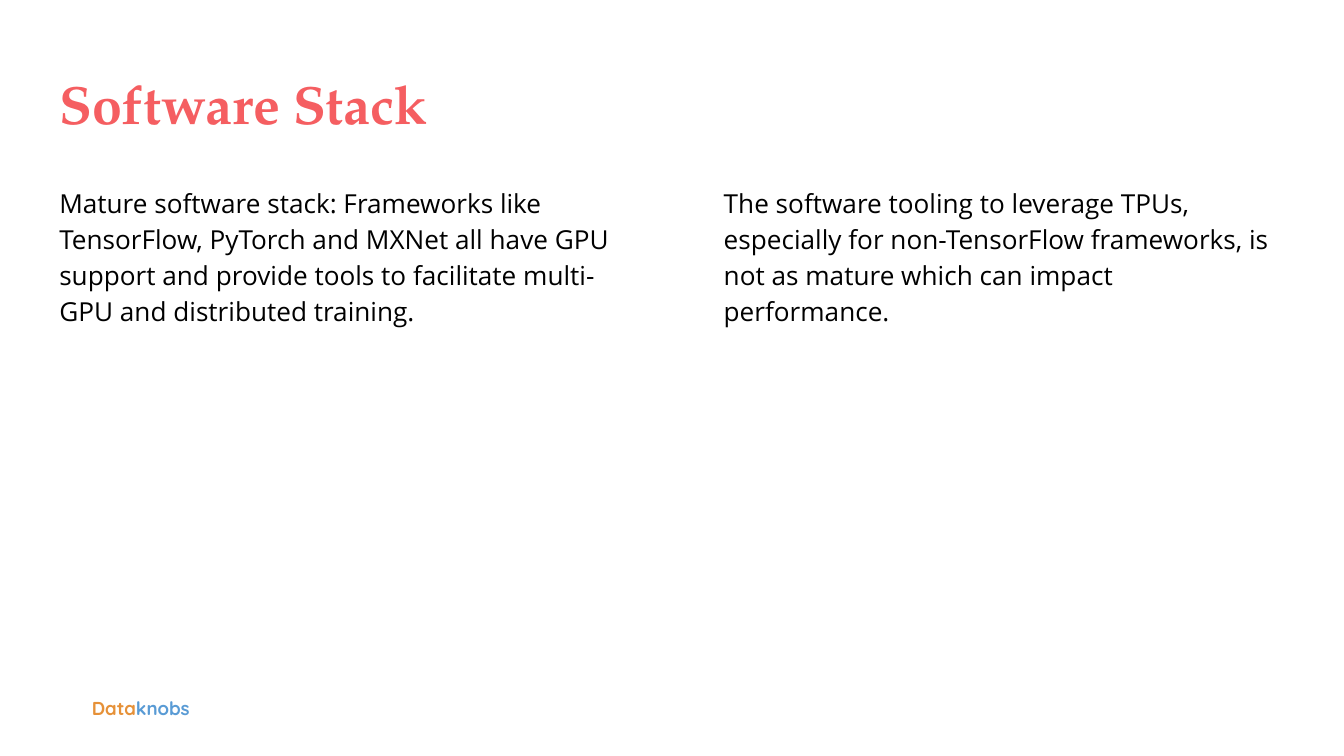
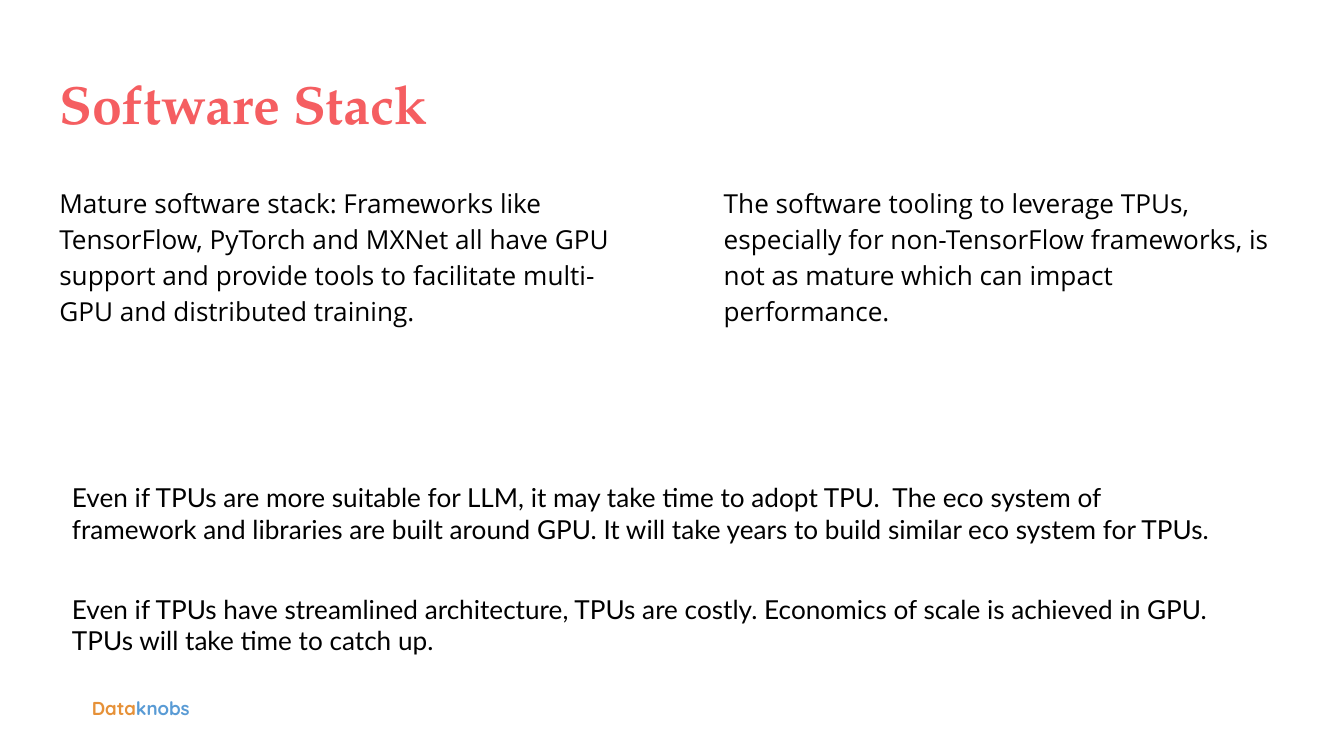
Before and after one commit to kreatewebsite/topkreate_kreatewebsite, a slide deck: slide 8 of input/content/gpu-vs-tpu-llms.pptx (slide 15 before the commit). Drawn at 1344x756 pixels with LibreOffice and Linux fonts; fonts in the diff are those of the drawing; background and template pictures are left out. Boxes give left, top, right and bottom in pixels: in the first picture for what was removed or moved away, otherwise in the second. Text is boxed around its words. In the diff, an @@ line names an element or a change of style, - is before the commit and + after.

Commit message:
ml libraries

```diff
--- a/input/content/gpu-vs-tpu-llms.pptx
+++ b/input/content/gpu-vs-tpu-llms.pptx
@@ text added at (x1=72, y1=487, x2=1208, y2=543), 14 pt, text #000000 @@
+Even if TPUs are more suitable for LLM, it may take time to adopt TPU. The eco system of framework and libraries are built around GPU. It will take years to build similar eco system for TPUs.
@@ text added at (x1=72, y1=599, x2=1207, y2=655), 14 pt, text #000000 @@
+Even if TPUs have streamlined architecture, TPUs are costly. Economics of scale is achieved in GPU. TPUs will take time to catch up.
```
Also in this commit, not shown: 12 slides added, 1 slide removed, 4 other files.
